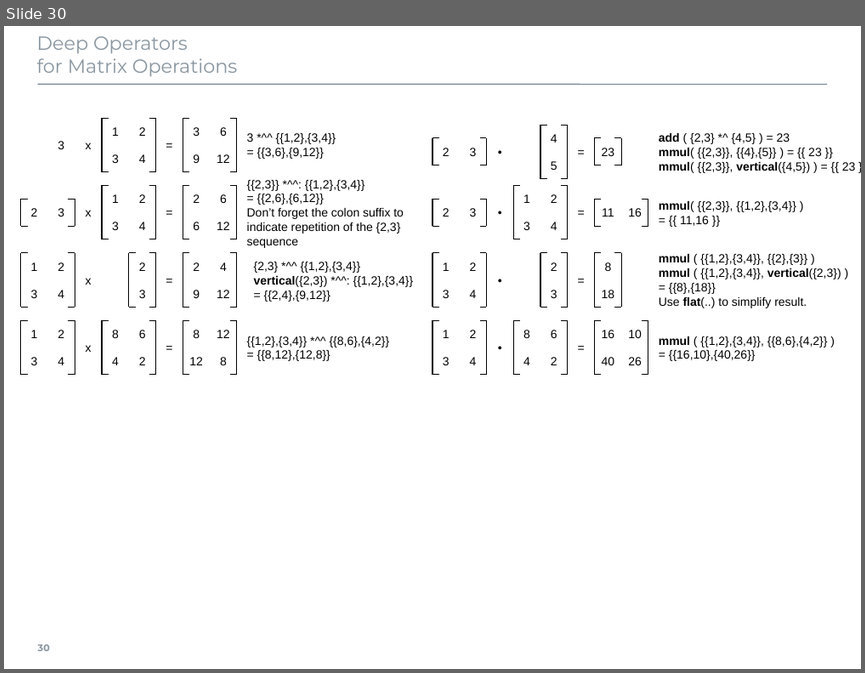
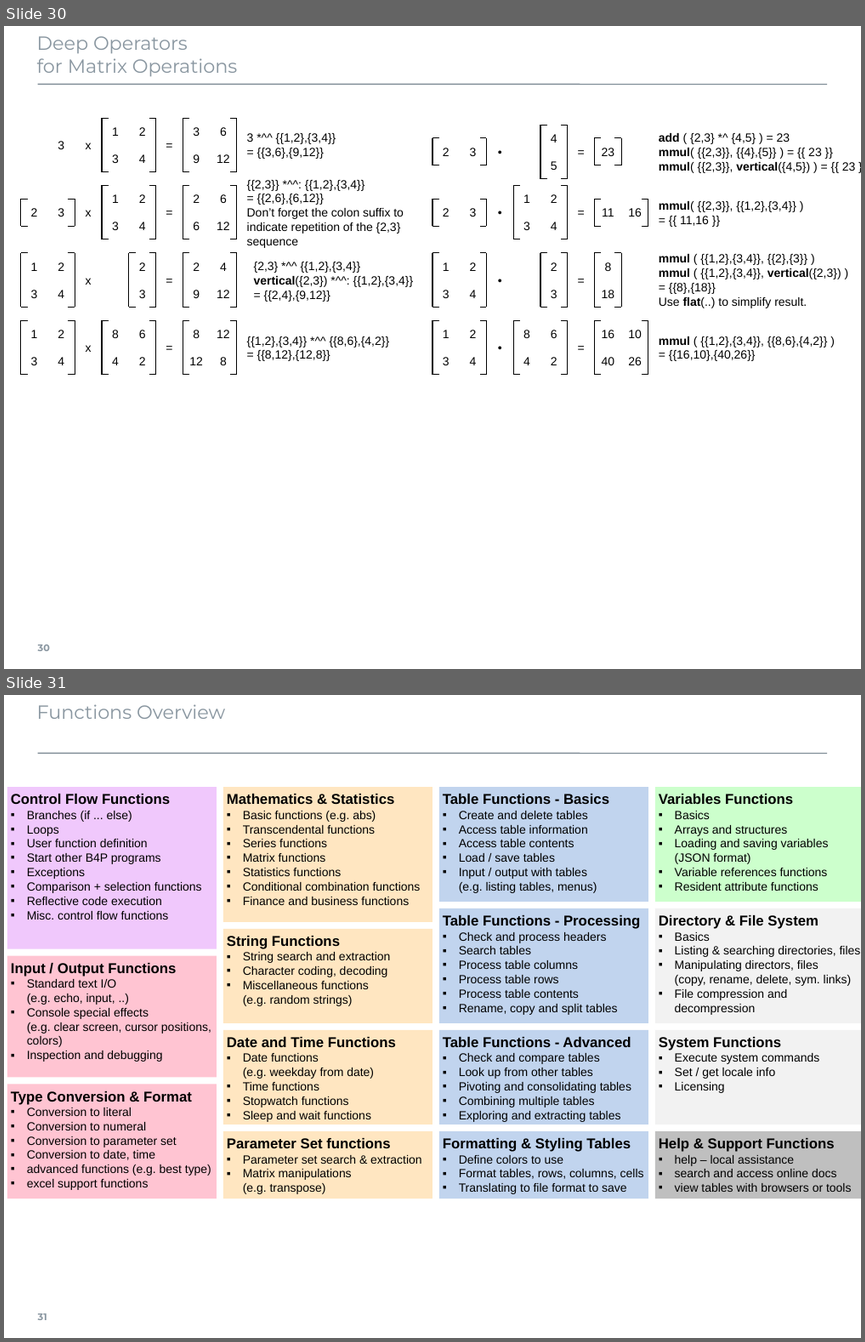
Before and after one commit to georgzurbonsen/B4P_Docu_Maker, a slide deck: source-docs/B4P Illustrations.pptx. Shown one above the other, each under a label of ours: slide 30 before the commit, slides 30 and 31 after it. The pictures are 865x673 and 865x1342 pixels, drawn with LibreOffice and Linux fonts; fonts in the diff are those of the drawing. Boxes give left, top, right and bottom in pixels: in the first picture for what was removed or moved away, otherwise in the second. Text is boxed around its words. In the diff, an @@ line names an element or a change of style, - is before the commit and + after.

```diff
--- a/source-docs/B4P Illustrations.pptx
+++ b/source-docs/B4P Illustrations.pptx
@@ slide 31 added at [4, 695, 861, 1338], background #FFFFFF; not listed: 2 template elements that a slide beside it also shows @@
@@ title added at [37, 704, 225, 719], 16 pt, text #8996A0 @@
+Functions Overview
@@ rectangle added at [7, 787, 216, 948], fill #F0C8FC, 10 pt, text #000000 @@
+Control Flow Functions
+▪ Branches (if ... else)
+▪ Loops
+▪ User function definition
+▪ Start other B4P programs
+▪ Exceptions
+▪ Comparison + selection functions
+▪ Reflective code execution
+▪ Misc. control flow functions
@@ rectangle added at [223, 787, 432, 921], fill #FFE6C1, 10 pt, text #000000 @@
+Mathematics & Statistics
+▪ Basic functions (e.g. abs)
+▪ Transcendental functions
+▪ Series functions
+▪ Matrix functions
+▪ Statistics functions
+▪ Conditional combination functions
+▪ Finance and business functions
@@ rectangle added at [439, 787, 648, 902], fill #C1D4EE, 10 pt, text #000000 @@
+Table Functions - Basics
+▪ Create and delete tables
+▪ Access table information
+▪ Access table contents
+▪ Load / save tables
+▪ Input / output with tables
+  (e.g. listing tables, menus)
@@ rectangle added at [655, 787, 861, 902], fill #CCFFCC, 10 pt, text #000000 @@
+Variables Functions
+▪ Basics
+▪ Arrays and structures
+▪ Loading and saving variables
+  (JSON format)
+▪ Variable references functions
+▪ Resident attribute functions
@@ rectangle added at [439, 908, 648, 1023], fill #C1D4EE, 10 pt, text #000000 @@
+Table Functions - Processing
+▪ Check and process headers
+▪ Search tables
+▪ Process table columns
+▪ Process table rows
+▪ Process table contents
+▪ Rename, copy and split tables
@@ rectangle added at [655, 908, 861, 1023], fill #F2F2F2, 10 pt, text #000000 @@
+Directory & File System
+▪ Basics
+▪ Listing & searching directories, files
+▪ Manipulating directors, files
+  (copy, rename, delete, sym. links)
+▪ File compression and
+  decompression
@@ rectangle added at [223, 929, 432, 1023], fill #FFE6C1, 10 pt, text #000000 @@
+String Functions
+▪ String search and extraction
+▪ Character coding, decoding
+▪ Miscellaneous functions
+  (e.g. random strings)
@@ rectangle added at [7, 955, 216, 1077], fill #FFC4D2, 10 pt, text #000000 @@
+Input / Output Functions
+▪ Standard text I/O
+  (e.g. echo, input, ..)
+▪ Console special effects
+  (e.g. clear screen, cursor positions,
+  colors)
+▪ Inspection and debugging
@@ rectangle added at [223, 1030, 432, 1124], fill #FFE6C1, 10 pt, text #000000 @@
+Date and Time Functions
+▪ Date functions
+  (e.g. weekday from date)
+▪ Time functions
+▪ Stopwatch functions
+▪ Sleep and wait functions
@@ rectangle added at [439, 1030, 648, 1124], fill #C1D4EE, 10 pt, text #000000 @@
+Table Functions - Advanced
+▪ Check and compare tables
+▪ Look up from other tables
+▪ Pivoting and consolidating tables
+▪ Combining multiple tables
+▪ Exploring and extracting tables
@@ rectangle added at [655, 1030, 861, 1124], fill #F2F2F2, 10 pt, text #000000 @@
+System Functions
+▪ Execute system commands
+▪ Set / get locale info
+▪ Licensing
@@ rectangle added at [7, 1084, 216, 1199], fill #FFC4D2, 10 pt, text #000000 @@
+Type Conversion & Format
+▪ Conversion to literal
+▪ Conversion to numeral
+▪ Conversion to parameter set
+▪ Conversion to date, time
+▪ advanced functions (e.g. best type)
+▪ excel support functions
@@ rectangle added at [223, 1131, 432, 1199], fill #FFE6C1, 10 pt, text #000000 @@
+Parameter Set functions
+▪ Parameter set search & extraction
+▪ Matrix manipulations
+  (e.g. transpose)
@@ rectangle added at [439, 1131, 648, 1199], fill #C1D4EE, 10 pt, text #000000 @@
+Formatting & Styling Tables
+▪ Define colors to use
+▪ Format tables, rows, columns, cells
+▪ Translating to file format to save
@@ rectangle added at [655, 1131, 861, 1199], fill #BFBFBF, 10 pt, text #000000 @@
+Help & Support Functions
+▪ help – local assistance
+▪ search and access online docs
+▪ view tables with browsers or tools
```
Also in this commit, not shown: 2 slides changed, 27 other files.
